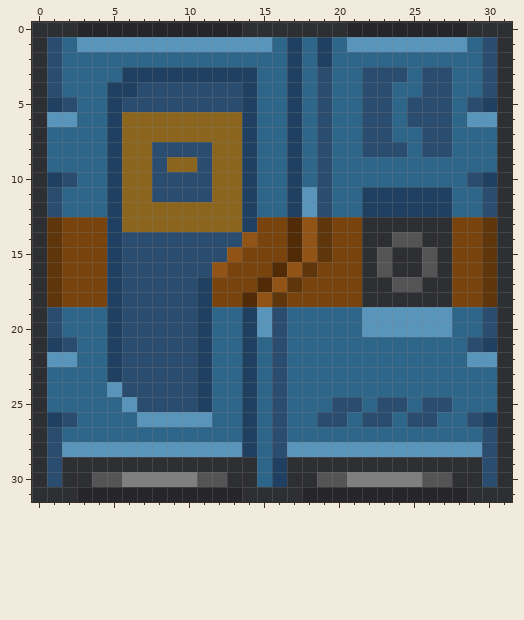
Pixel-art sprite: Resources/Textures/ADT/Structures/Doors/Airlocks/Standard/qm.rsi/closed.png. The first picture shows the starting point.
The file is 32x32 pixels.
New version:
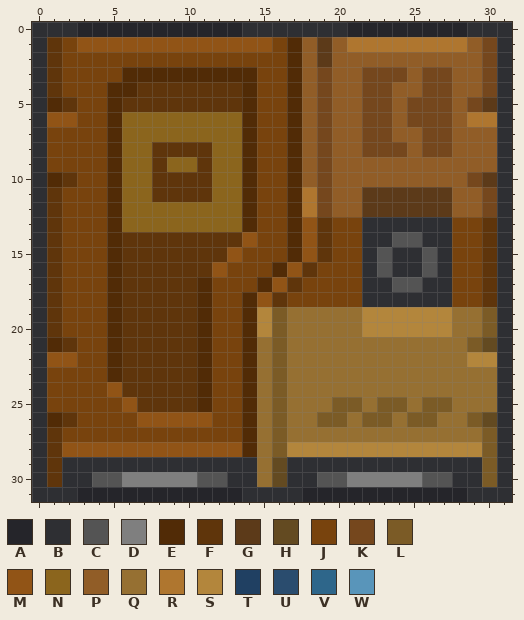
Palette (. is transparent): A #25252a  B #2e2f33  C #545454  D #7f7f7f  E #512b06  F #5f350b  G #5c3a19  H #634a21  J #78430d  K #75471d  L #7b5b26  M #915416  N #8b651d  P #915d27  Q #967032  R #af762f  S #b3863c  T #204062  U #2a4c6e  V #2e668a  W #5995ba
Diff:
Changed rows in their new state; - is an unchanged pixel.
first column x 1:
 1 FJMMMMMMMMMMMMMJEPGPRRRRRRRRPK
 2 FJJJJJJJJJJJJJJJEPGPPPPPPPPPPK
 3 FJJJJEEEEEEEEEJJEPKPPKKKPKKPPK
 4 FJJJEEFFFFFFFEJJEPKPPKKPPKKPPK
 5 EFJJEFFFFFFFFEJJEPKPPKKPKKKPKG
 6 MMJJE--------EJJEPKPPKKPKKKPRR
 7 JJJJE--------EJJEPKPPKKPPKKPPP
 8 JJJJE--FFFF--EJJEPKPPKKKPKKPPP
 9 JJJJE--F--F--EJJEPKPPPPPPPPPPP
10 EFJJE--FFFF--EJJEPKPPPPPPPPPKG
11 FJJJE--FFFF--EJJERKPPGGGGGGPPK
12 FJJJE--------EJJERKPPGGGGGGPPK
13 ----E--------E----------------
14 ----EFFFFFFFF-----------------
15 ----EFFFFFFF------------------
16 ----EFFFFFF-------------------
17 ----EFFFFFE-------------------
18 ----EFFFFFE-------------------
19 FJJJEFFFFFEJJESLQQQQQSSSSSSQQL
20 FJJJEFFFFFEJJESLQQQQQSSSSSSQQL
21 EFJJEFFFFFEJJEQLQQQQQQQQQQQQLH
22 MMJJEFFFFFEJJEQLQQQQQQQQQQQQSS
23 JJJJEFFFFFEJJEQLQQQQQQQQQQQQQQ
24 JJJJMFFFFFEJJEQLQQQQQQQQQQQQQQ
25 JJJJJMFFFFEJJEQLQQQLLQLLQLLQQQ
26 EFJJJJMMMMMJJEQLQQLLQLLQLLQQLH
27 FJJJJJJJJJJJJEQLQQQQQQQQQQQQQL
28 FMMMMMMMMMMMMEQLSSSSSSSSSSSSSL
29 F-------------QH-------------L
30 F-------------QH-------------L
Boxes around the changes in both pictures, in picture pixels (x1, y1, x2, y2):
changed: (47, 37, 497, 487)
